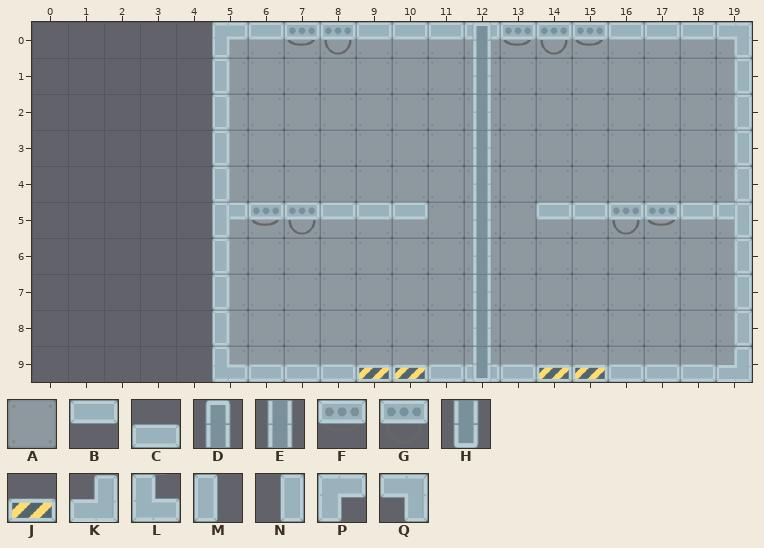
Two versions of a level (Tiled map, core/assets/maps/6.tmx). The picture above is the old version.
Cells are 64x64 px. Shown: x 0..19, y 0..9. The old version is drawn lined up with the new one.
Key: from "tiles": A 0, B 3, C 4, D 5, E 6, F 19, G 20, H 21, J 23, K 36, L 37, M 49, N 50, P 51, Q 52.
_ is an empty cell.
Layer "background" before, first column x 0:
 0 _____AAAAAAAAAAAAAAA
 1 _____AAAAAAAAAAAAAAA
 2 _____AAAAAAAAAAAAAAA
 3 _____AAAAAAAAAAAAAAA
 4 _____AAAAAAAAAAAAAAA
 5 _____AAAAAAAAAAAAAAA
 6 _____AAAAAAAAAAAAAAA
 7 _____AAAAAAAAAAAAAAA
 8 _____AAAAAAAAAAAAAAA
 9 _____AAAAAAAAAAAAAAA
Layer "floor2" before, first column x 0:
 0 ____________________
 1 ____________________
 2 ____________________
 3 ____________________
 4 ____________________
 5 _____BFGBBB___BBGFBB
 6 ____________________
 7 ____________________
 8 ____________________
 9 ____________________
Layer "floor" before, first column x 0:
 0 _____PBFGBBBBFGFBBBQ
 1 _____M_____________N
 2 _____M_____________N
 3 _____M_____________N
 4 _____M_____________N
 5 _____M_____________N
 6 _____M_____________N
 7 _____M_____________N
 8 _____M_____________N
 9 _____LCCCJJCCCJJCCCK
Layer "env" before, first column x 0:
 0 ____________D_______
 1 ____________E_______
 2 ____________E_______
 3 ____________E_______
 4 ____________E_______
 5 ____________E_______
 6 ____________E_______
 7 ____________E_______
 8 ____________E_______
 9 ____________H_______
Once edited:
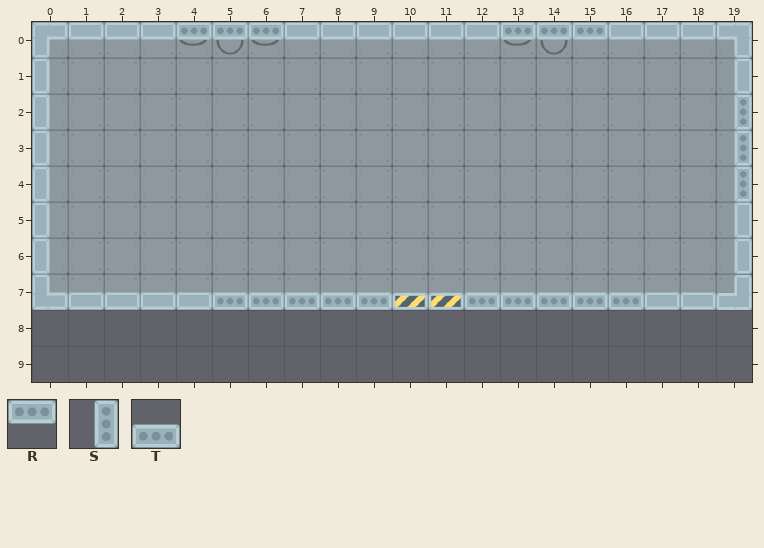
Further tiles: from "tiles": R 2, S 34, T 53.
See-through tiles are keyed as they look on the map.
Changes in this commit:
map size 15x10 -> 20x8 cells (old content now starts at 5,0; both pictures use the new coordinates)
Layer "background":
y 0..7: x 0..4 _____ -> AAAAA
y 8..9: x 5..19 AAAAAAAAAAAAAAA -> _______________
Layer "floor2" (removed):
y 5: x 5..10 BFGBBB -> ______; x 14..19 BBGFBB -> ______
Layer "floor":
y 0: x 0..8 _____PBFG -> PBBBFGFBB; x 15 F -> R
y 1: x 0 _ -> M; x 5 M -> _
y 2..4: x 0 _ -> M; x 5 M -> _; x 19 N -> S
y 5..6: x 0 _ -> M; x 5 M -> _
y 7: x 0..19 _____M_____________N -> LCCCCTTTTTJJTTTTTCCK
y 8: x 5 M -> _; x 19 N -> _
y 9: x 5..19 LCCCJJCCCJJCCCK -> _______________
Layer "env" (removed):
y 0: x 12 D -> _
y 1..8: x 12 E -> _
y 9: x 12 H -> _
Where, in picture pixels (left, top, right, bottom), the same in both pictures:
changed: (32, 22, 752, 382)
